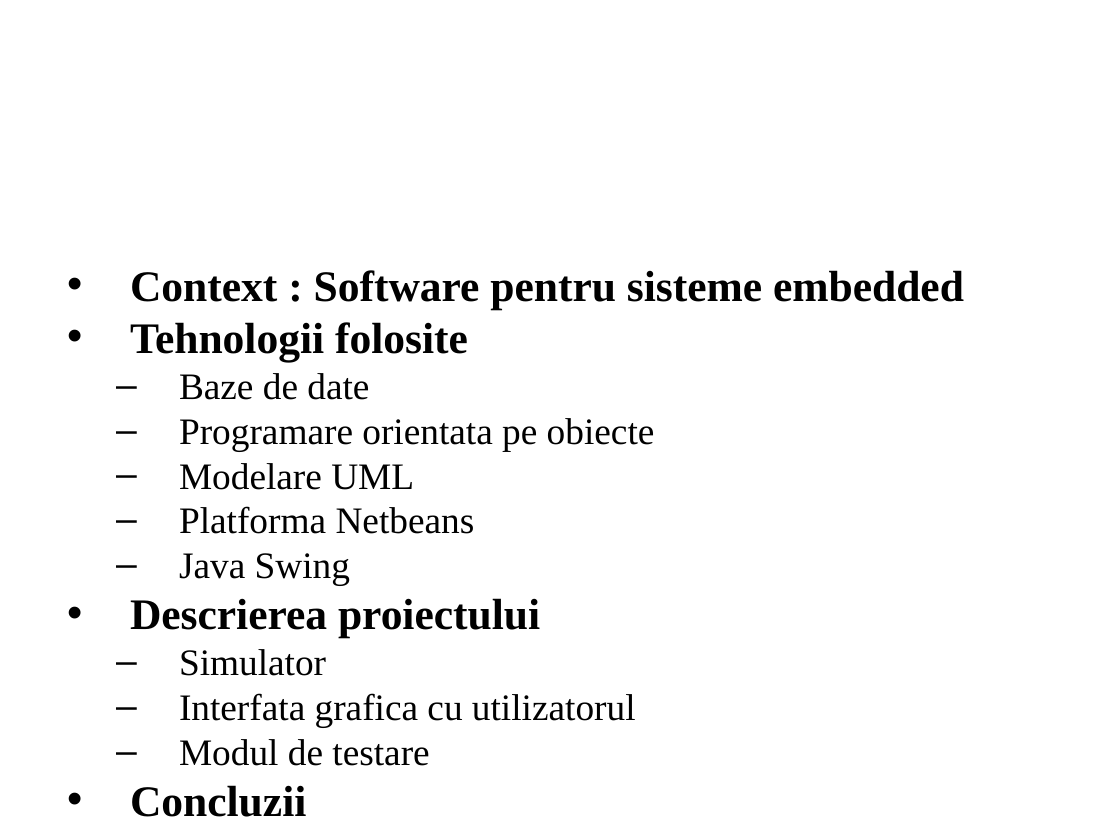
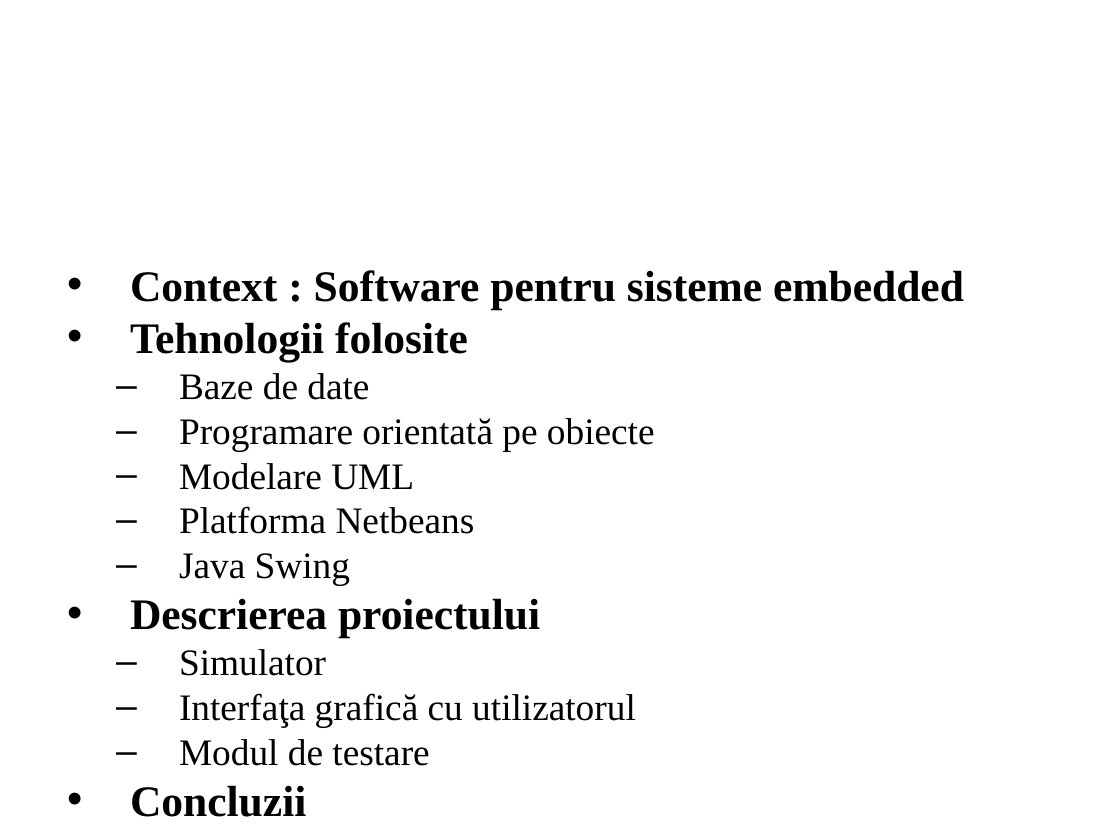
Before and after one commit to A1ex/Speedometer, a slide deck: slide 2 of Office documents/Prezentare Scurta.pptx. Drawn at 1120x840 pixels with LibreOffice and Linux fonts; fonts in the diff are those of the drawing; background and template pictures are left out. Boxes give left, top, right and bottom in pixels: in the first picture for what was removed or moved away, otherwise in the second. Text is boxed around its words. In the diff, an @@ line names an element or a change of style, - is before the commit and + after.

```diff
--- a/Office documents/Prezentare Scurta.pptx
+++ b/Office documents/Prezentare Scurta.pptx
@@ text at (x1=179, y1=418, x2=655, y2=451): text changed @@
-  – Programare orientata pe obiecte
+  – Programare orientată pe obiecte
@@ text at (x1=179, y1=693, x2=636, y2=727): text changed @@
-  – Interfata grafica cu utilizatorul
+  – Interfaţa grafică cu utilizatorul
```
Also in this commit, not shown: 14 other slides changed, 10 other files.
